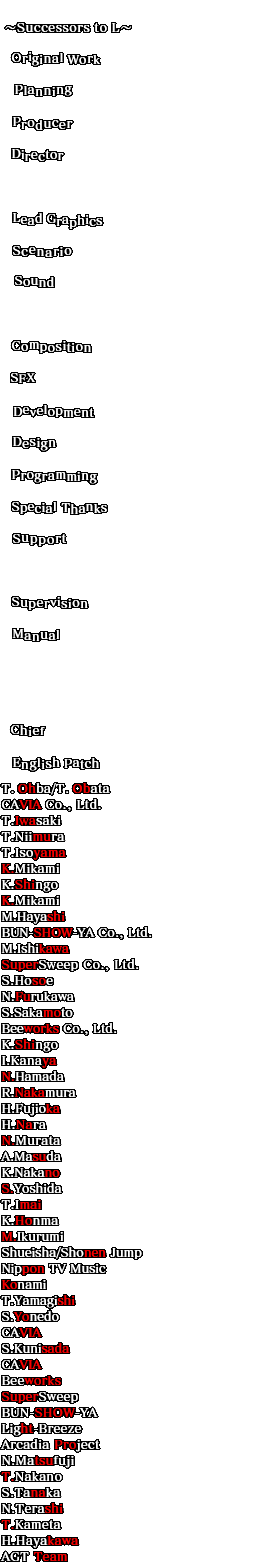
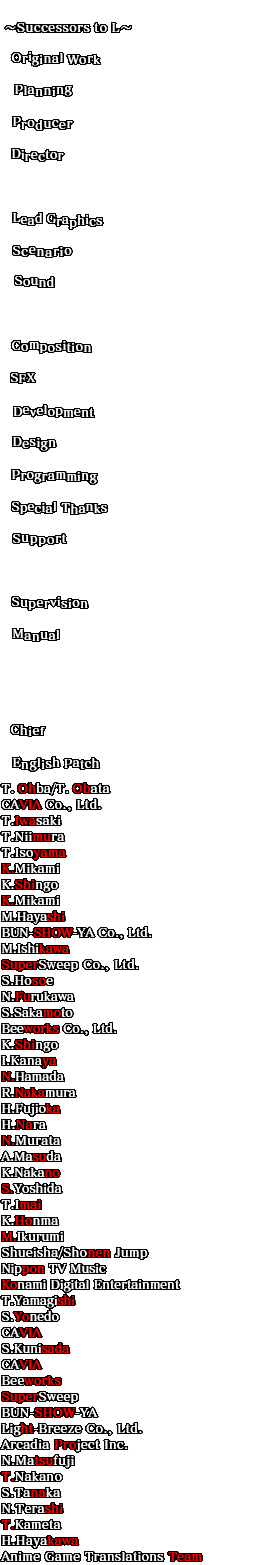
Layer changes from the first 272px x 1565px image to the second:
painted on "T. Ohba/T. Obata CAVIA Co., Ltd. T.Iwasaki T.Niimura T.Isoyama" over bbox(9, 1247, 202, 1561)
